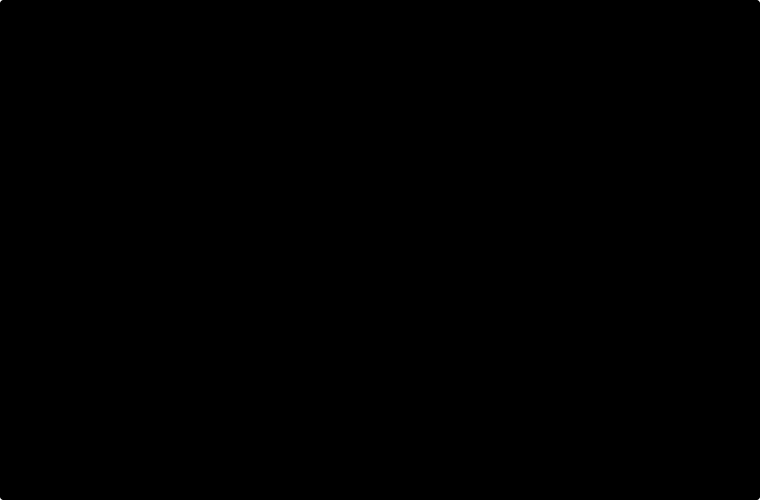
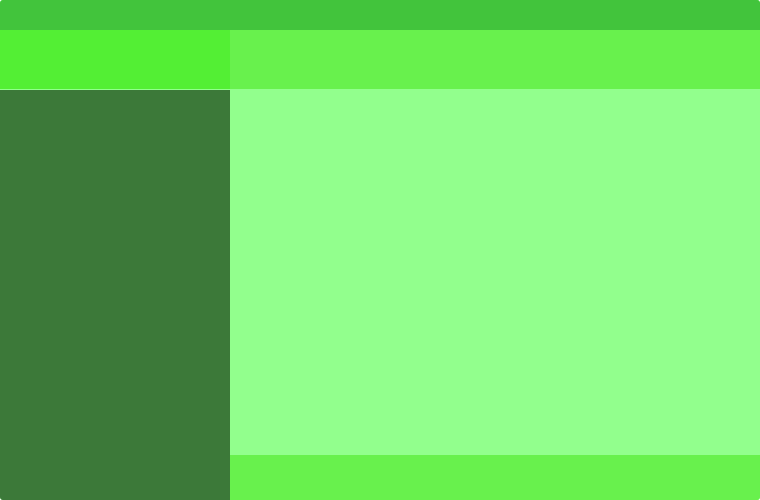
Comparing the layer stacks of the two w=760, h=500 images. Changes:
removed layer "圆角矩形 1" over [0, 0, 760, 500]
added layer "4" above "3" over [230, 455, 760, 500]
added layer "3" above "2" over [0, 90, 230, 500]
added layer "2" above "1" over [230, 30, 760, 89]
added layer "1" above "menu" over [0, 30, 230, 89]
added layer "menu" above "framework" over [0, 0, 760, 30]
added layer "framework" above "background" over [0, 0, 760, 500]
